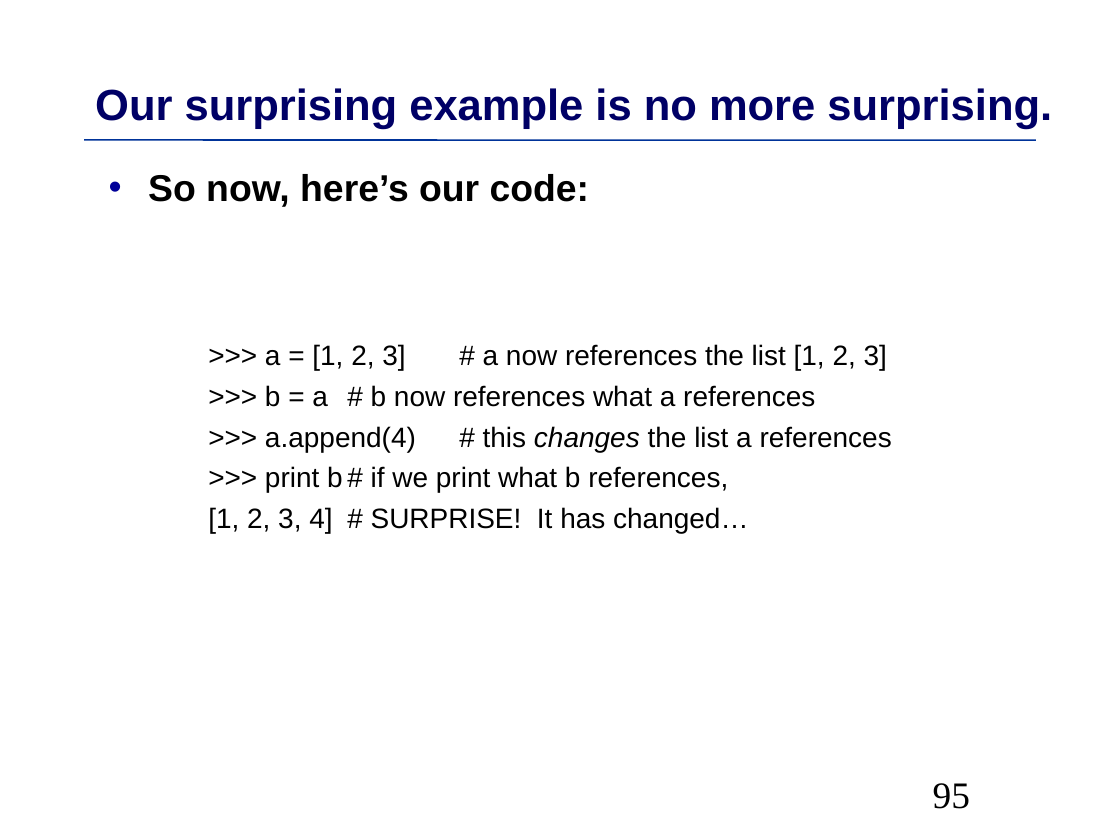
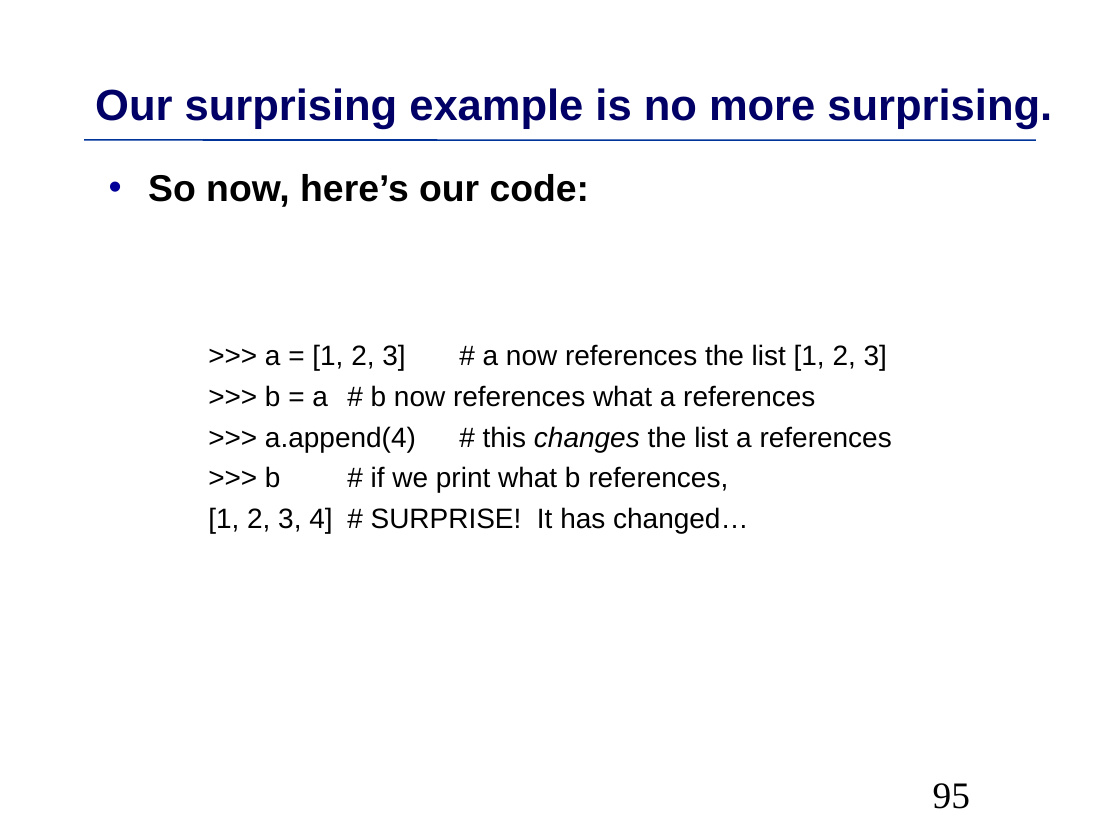
Before and after one commit to MPIDS/Python-Course, a slide deck: slide 95 of 01-basics/Talk/Python-Introduction.odp. Drawn at 1120x840 pixels with LibreOffice and Linux fonts; fonts in the diff are those of the drawing. Boxes give left, top, right and bottom in pixels: in the first picture for what was removed or moved away, otherwise in the second. Text is boxed around its words. In the diff, an @@ line names an element or a change of style, - is before the commit and + after.

```diff
--- a/01-basics/Talk/Python-Introduction.odp
+++ b/01-basics/Talk/Python-Introduction.odp
@@ text at (x1=265, y1=466, x2=728, y2=492): text changed @@
-    >>> print b # if we print what b references,
+    >>> b # if we print what b references,
```
Also in this commit, not shown: 46 other slides changed, 1 slide added, 1 slide removed.
